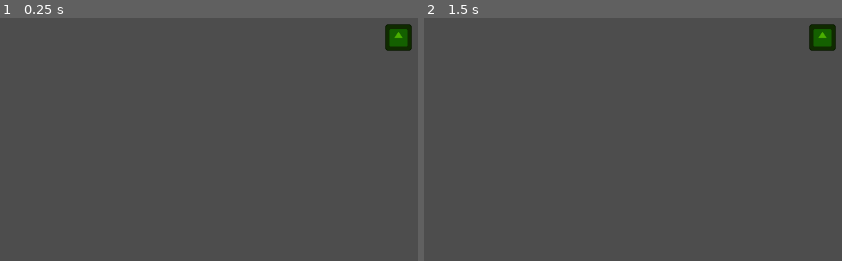
Above: before the commit, frames 1-2 (left to right).
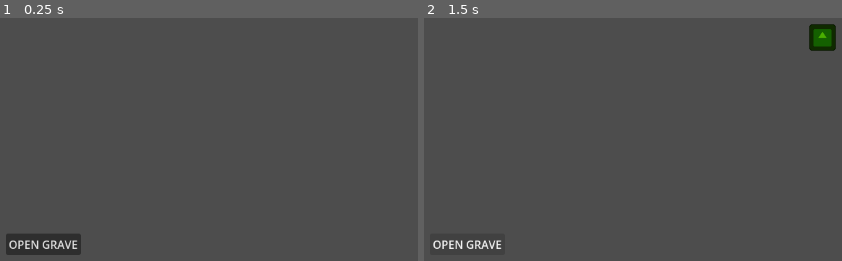
Above: after the commit, the same moments.

Repository: MiguelFMD/zombis-incremental
Game: Godot game, scene res://scenes/main.tscn
Same seed, same stepped clock (60 frames per second), same inputs: the game is played once before the commit and once after it. The engine's default icon, where the game draws it, is replaced by a stand-in: a white triangle on a blue panel in a dark square.
Inputs (mouse positions are in pixels of both pictures, inside the frame that each line leads up to):
- Up to frame 1 (0.25 s): no input
- Up to frame 2 (1.5 s): click (465, 243) at 0.5 s, where only the run after the commit has a clickable "OPEN GRAVE"; click (465, 243) at 1.25 s, where only the run after the commit has a clickable "OPEN GRAVE"

The runs differ from the first frame. In frame 1, 2.1% of the frame differs, in the area x 1-99%, y 2-98%; in frame 2, 0.3%.

Commit message:
GameEvents and spawn zombie

Diff:
--- a/project.godot
+++ b/project.godot
@@ -17,6 +17,7 @@
 
 [autoload]
 
+GameEvents="*uid://bhj1b0clfnhh3"
 ZombieManager="*uid://b4ql4id8n8y22"
 
 [physics]
--- /dev/null
+++ b/scenes/GameEvents.tscn
@@ -0,0 +1,6 @@
+[gd_scene format=3 uid="uid://bhj1b0clfnhh3"]
+
+[ext_resource type="Script" uid="uid://chvi4xps5y5a2" path="res://scenes/game_events.gd" id="1_61qn0"]
+
+[node name="GameEvents" type="Node" unique_id=1128941459]
+script = ExtResource("1_61qn0")
--- /dev/null
+++ b/scenes/game_events.gd
@@ -0,0 +1,3 @@
+extends Node
+
+signal grave_opened(grave_position : Vector2, zombies_amount : int)
--- a/scenes/grave_base.gd
+++ b/scenes/grave_base.gd
@@ -1,13 +1,8 @@
 class_name GraveBase
 extends Node2D
 
-signal grave_opened(grave_position : Vector2)
-
 @export var zombies_amount : int = 1
 @export var health_amount : float = 1
-
-func _ready() -> void:
-	grave_opened.connect(ZombieManager._create_zombie)
 
 func _dig(dig_force : float):
 	health_amount -= dig_force
@@ -15,5 +10,4 @@
 		_open_grave()
 
 func _open_grave():
-	for n in zombies_amount:
-		grave_opened.emit()
+	GameEvents.grave_opened(global_position, zombies_amount)
--- a/scenes/main.tscn
+++ b/scenes/main.tscn
@@ -1,5 +1,11 @@
 [gd_scene format=3 uid="uid://gpbfdh4hlli6"]
+
+[ext_resource type="PackedScene" uid="uid://kp3jic2e6jql" path="res://scenes/test/TestUI.tscn" id="1_o5qli"]
 
 [node name="Main" type="Node" unique_id=623545876]
 
 [node name="Camera2D" type="Camera2D" parent="." unique_id=509902267]
+
+[node name="CanvasLayer" type="CanvasLayer" parent="." unique_id=249925814]
+
+[node name="TestUi" parent="CanvasLayer" unique_id=2081178485 instance=ExtResource("1_o5qli")]
--- /dev/null
+++ b/scenes/test/TestUI.tscn
@@ -0,0 +1,36 @@
+[gd_scene format=3 uid="uid://kp3jic2e6jql"]
+
+[ext_resource type="Script" uid="uid://cgqvx11orhvko" path="res://scenes/test/test_ui.gd" id="1_pm848"]
+
+[node name="TestUi" type="Control" unique_id=2081178485]
+layout_mode = 3
+anchors_preset = 15
+anchor_right = 1.0
+anchor_bottom = 1.0
+grow_horizontal = 2
+grow_vertical = 2
+script = ExtResource("1_pm848")
+
+[node name="MarginContainer" type="MarginContainer" parent="." unique_id=1801502342]
+layout_mode = 1
+anchors_preset = 2
+anchor_top = 1.0
+anchor_bottom = 1.0
+offset_top = -51.0
+offset_right = 128.0
+grow_vertical = 0
+theme_override_constants/margin_left = 10
+theme_override_constants/margin_top = 10
+theme_override_constants/margin_right = 10
+theme_override_constants/margin_bottom = 10
+
+[node name="VBoxContainer" type="VBoxContainer" parent="MarginContainer" unique_id=1008881032]
+layout_mode = 2
+
+[node name="Button" type="Button" parent="MarginContainer/VBoxContainer" unique_id=1127015588]
+layout_mode = 2
+size_flags_horizontal = 4
+size_flags_vertical = 4
+text = "OPEN GRAVE"
+
+[connection signal="pressed" from="MarginContainer/VBoxContainer/Button" to="." method="_on_button_pressed"]
--- /dev/null
+++ b/scenes/test/test_ui.gd
@@ -0,0 +1,17 @@
+extends Control
+
+
+# Called when the node enters the scene tree for the first time.
+func _ready() -> void:
+	pass # Replace with function body.
+
+
+# Called every frame. 'delta' is the elapsed time since the previous frame.
+func _process(delta: float) -> void:
+	pass
+
+
+func _on_button_pressed() -> void:
+	print("presionado")
+	var new_position = Vector2(0, 0)
+	GameEvents.grave_opened.emit(new_position, 1)
--- a/scenes/zombie_manager.gd
+++ b/scenes/zombie_manager.gd
@@ -8,9 +8,15 @@
 	zombies = Node2D.new()
 	zombies.name = "Zombies"
 	get_tree().current_scene.add_child(zombies)
-	_create_zombie()
+	GameEvents.grave_opened.connect(_on_grave_opened)
 
+func _on_grave_opened(grave_position, amount):
+	print("ey")
+	for n in amount:
+		_create_zombie(grave_position)
 
-func _create_zombie():
+func _create_zombie(zombie_position):
+	print("eyeyyeyey")
 	var new_zombie = zombie_scene.instantiate()
+	new_zombie.global_position = zombie_position
 	zombies.add_child(new_zombie)
Not shown, added: scenes/game_events.gd.uid
Not shown, added: scenes/test/test_ui.gd.uid
